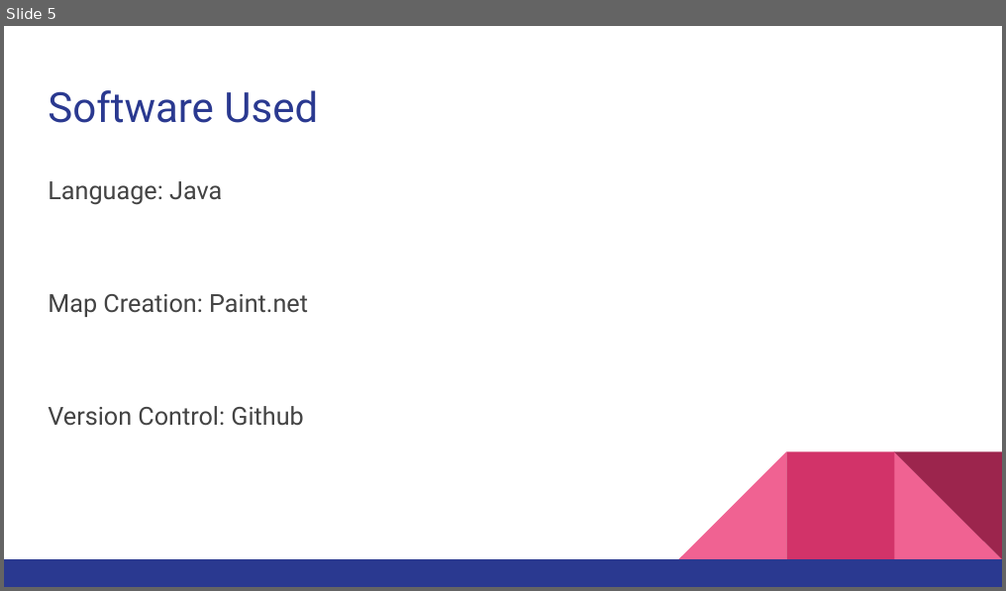
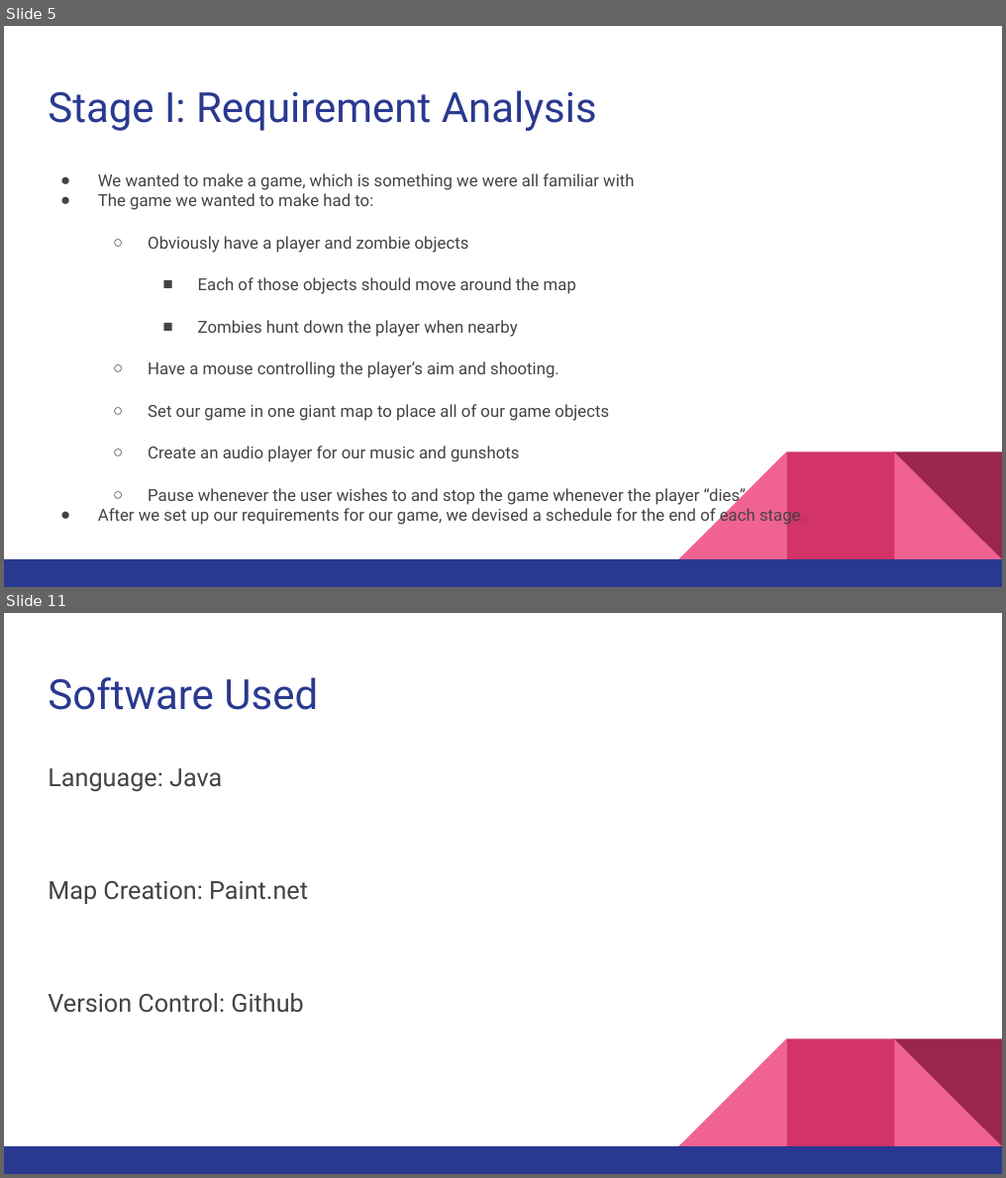
Before and after one commit to Dishoungh/software_engineering_project, a slide deck: Zombie Shooter Game.pptx. Shown one above the other, each under a label of ours: slide 5 before the commit, slides 5 and 11 after it; the slides between them are not shown. The pictures are 1006x591 and 1006x1178 pixels, drawn with LibreOffice and Linux fonts; fonts in the diff are those of the drawing. Boxes give left, top, right and bottom in pixels: in the first picture for what was removed or moved away, otherwise in the second. Text is boxed around its words. In the diff, an @@ line names an element or a change of style, - is before the commit and + after.

```diff
--- a/Zombie Shooter Game.pptx
+++ b/Zombie Shooter Game.pptx
@@ slide 5 added at <box>4,26,1002,587</box>, background #FFFFFF; not listed: 5 template elements that a slide beside it also shows @@
@@ title added at <box>48,90,597,131</box>, 30 pt, text #2A3990 @@
+Stage I: Requirement Analysis
@@ text added at <box>98,174,805,526</box>, 12 pt, text #434343 @@
+● We wanted to make a game, which is something we were all familiar with
+● The game we wanted to make had to:
+  ○ Obviously have a player and zombie objects
+    ■ Each of those objects should move around the map
+    ■ Zombies hunt down the player when nearby
+  ○ Have a mouse controlling the player’s aim and shooting.
+  ○ Set our game in one giant map to place all of our game objects
+  ○ Create an audio player for our music and gunshots
+  ○ Pause whenever the user wishes to and stop the game whenever the player “dies”
+● After we set up our requirements for our game, we devised a schedule for the end of each stage.
@@ what was slide 5 is now slide 11 @@
```
Also in this commit, not shown: 4 slides changed, 5 other slides added, 3 slides removed, 1 other file.
